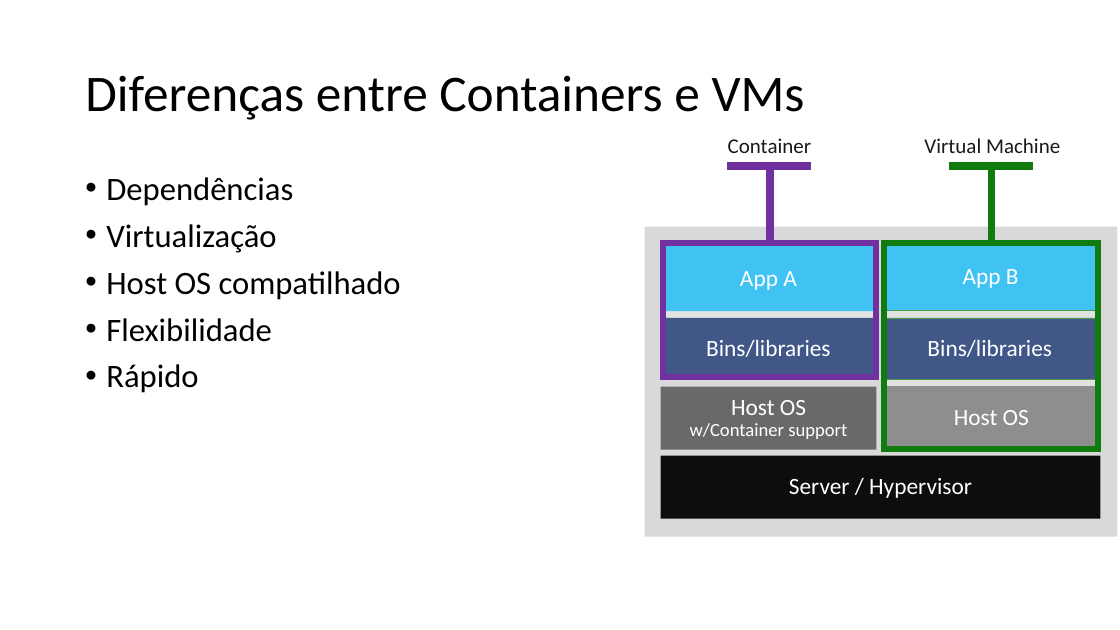
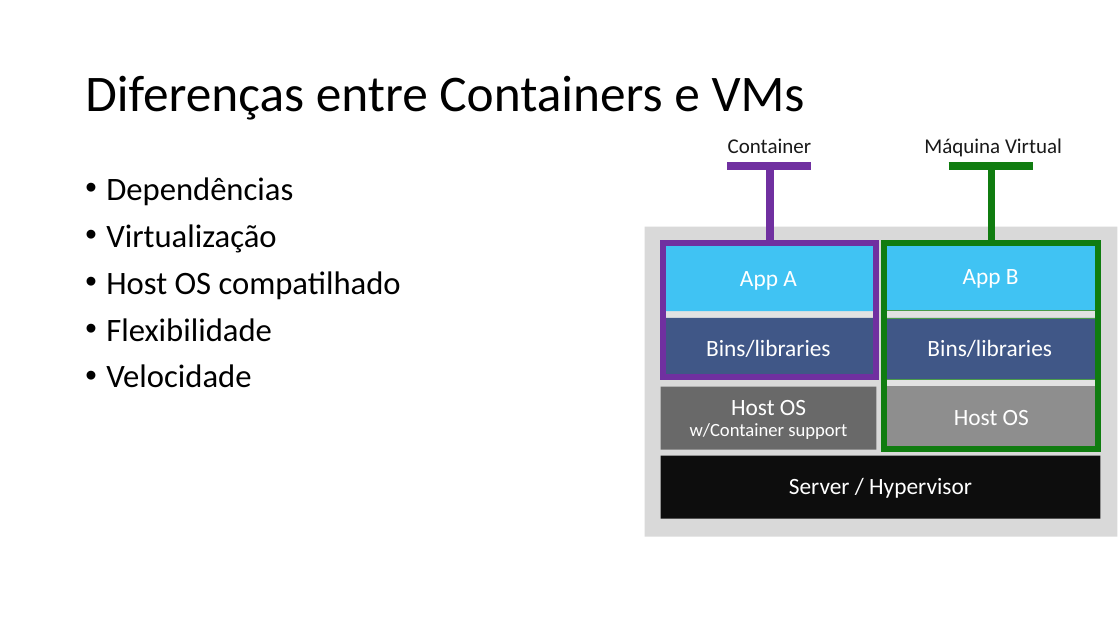
Before and after one commit to ivanpaulovich/azure-bootcamp, a slide deck: slide 7 of presentation/Utilize o VSO e publique imagens Docker.pptx. Drawn at 1120x630 pixels with LibreOffice and Linux fonts; fonts in the diff are those of the drawing. Boxes give left, top, right and bottom in pixels: in the first picture for what was removed or moved away, otherwise in the second. Text is boxed around its words. In the diff, an @@ line names an element or a change of style, - is before the commit and + after.

```diff
--- a/presentation/Utilize o VSO e publique imagens Docker.pptx
+++ b/presentation/Utilize o VSO e publique imagens Docker.pptx
@@ text at (x1=924, y1=138, x2=1062, y2=157): text changed @@
-Virtual Machine
+Máquina Virtual
@@ text at (x1=106, y1=364, x2=251, y2=388): text changed @@
-• Rápido
+• Velocidade
```
Also in this commit, not shown: 3 other slides changed, 1 slide added, 1 slide removed, 3 other files.
